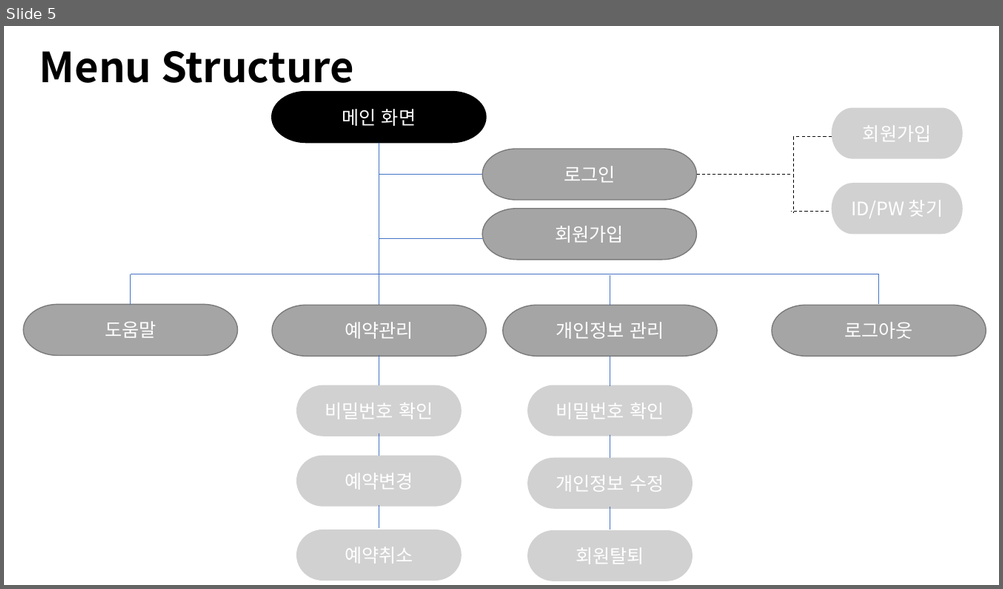
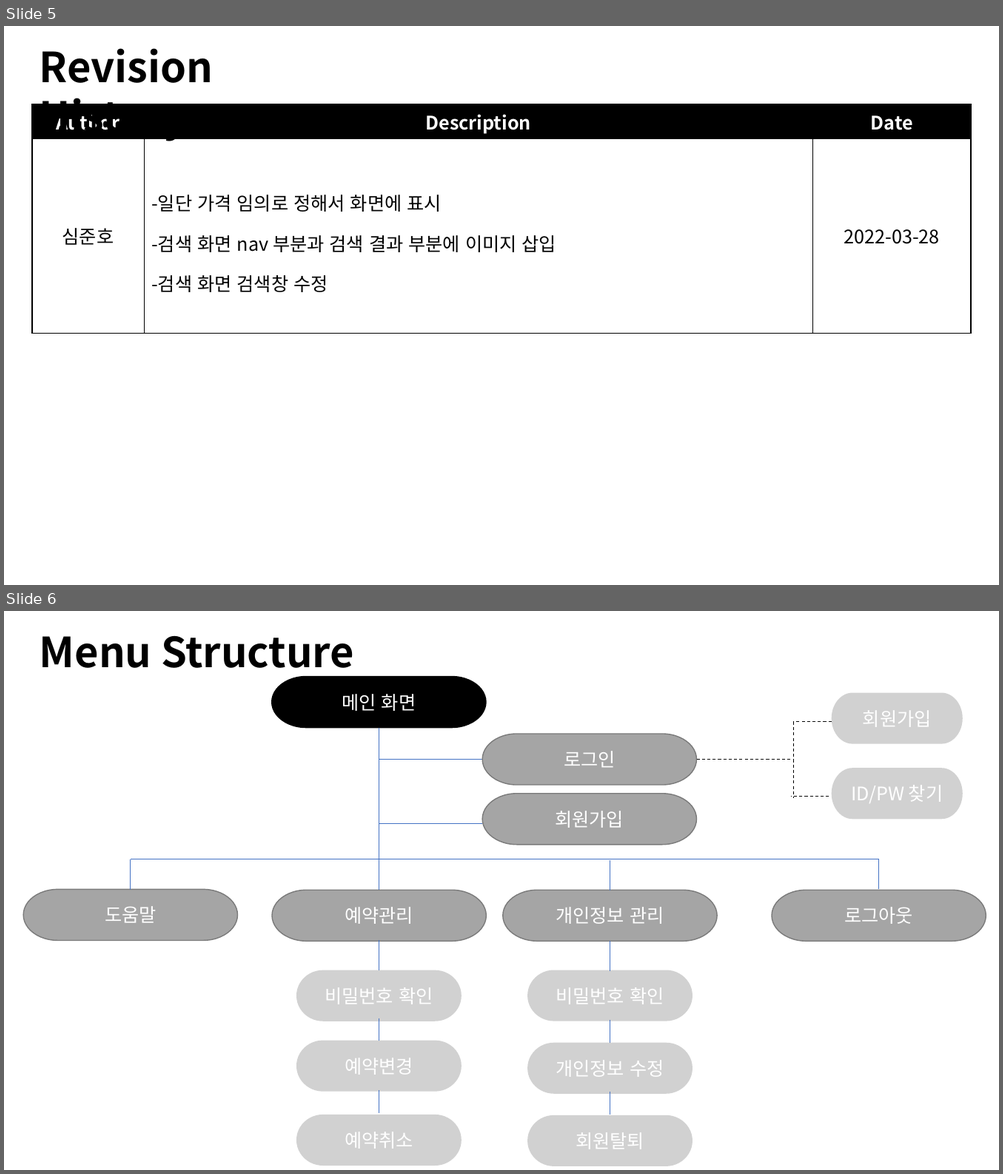
Before and after one commit to Shimcoding/AnywhereBnb, a slide deck: 제주관광비앤비_프로젝트.pptx. Shown one above the other, each under a label of ours: slide 5 before the commit, slides 5 and 6 after it. The pictures are 1003x589 and 1003x1174 pixels, drawn with LibreOffice and Linux fonts; fonts in the diff are those of the drawing. Boxes give left, top, right and bottom in pixels: in the first picture for what was removed or moved away, otherwise in the second. Text is boxed around its words. In the diff, an @@ line names an element or a change of style, - is before the commit and + after.

```diff
--- a/제주관광비앤비_프로젝트.pptx
+++ b/제주관광비앤비_프로젝트.pptx
@@ slide 5 added at box(4, 26, 999, 585), background #FFFFFF @@
@@ text added at box(40, 48, 213, 142), 40 pt, text #000000, bold @@
+Revision History
@@ table added at box(32, 104, 971, 329), 2 rows, 3 columns @@
+Author | Description | Date
+심준호 | -일단 가격 임의로 정해서 화면에 표시 / -검색 화면 nav 부분과 검색 결과 부분에 이미지 삽입 / -검색 화면 검색창 수정 | 2022-03-28
@@ what was slide 5 is now slide 6 @@
```
Also in this commit, not shown: 15 slides changed, 7 other slides added, 3 other files.
